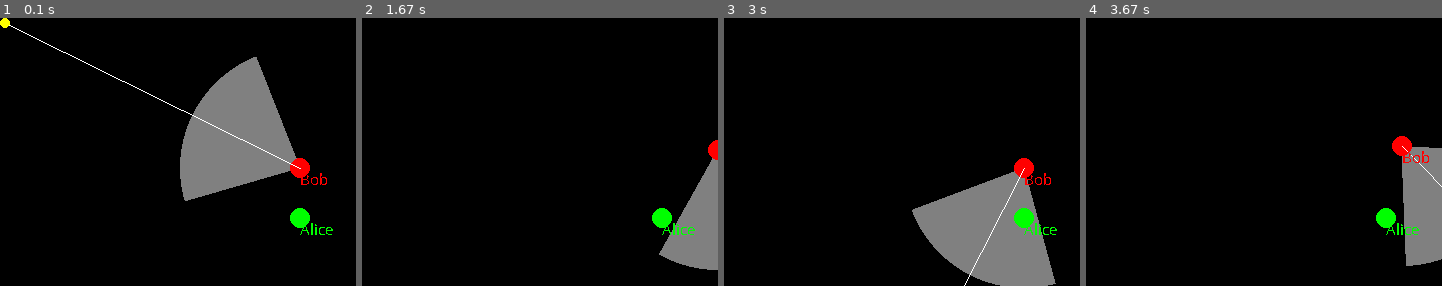
Above: before the commit, frames 1-4 (left to right).
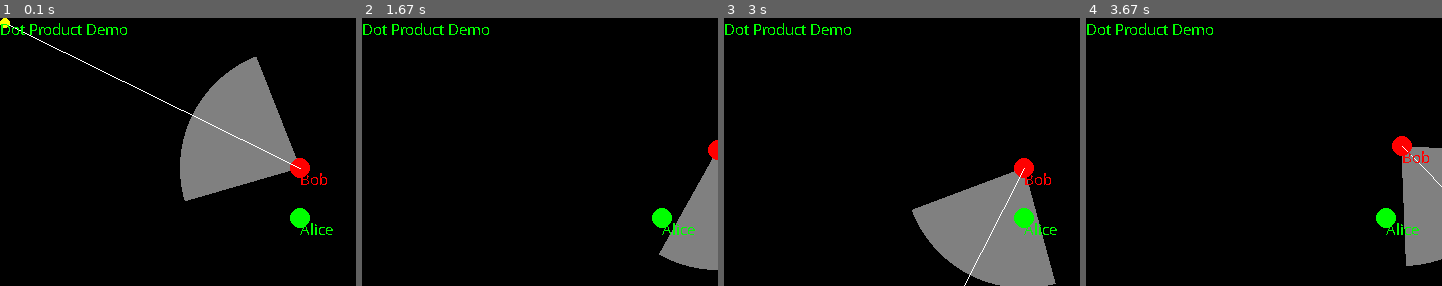
Above: after the commit, the same moments.

Repository: zyenapz/pygame-reference
Game: pygame game, started from 1. Dot Product.py
Two runs of this game, one before a commit and one after it. Both use one fixed random seed, a clock stepped at 60 frames per second and the inputs below.
Inputs (mouse positions are % of the whole screen's width and height, from its top left):
- Up to frame 1 (0.1 s): no input
- Up to frame 2 (1.67 s): hold D 0.33-0.8 s; move the mouse to (52, 61) at 0.37 s; hold W 0.83-1.13 s; move the mouse to (92, 53) at 0.87 s; hold D 1.17-1.63 s; move the mouse to (57, 63) at 1.2 s
- Up to frame 3 (3 s): hold A 1.67-2.2 s; move the mouse to (29, 57) at 1.7 s; hold S 2.23-2.53 s; move the mouse to (67, 81) at 2.27 s; hold A 2.57-2.97 s; move the mouse to (21, 82) at 2.6 s
- Up to frame 4 (3.67 s): hold W 3-3.37 s; move the mouse to (73, 17) at 3.03 s; hold D from 3.4 s (still down); move the mouse to (97, 95) at 3.43 s
The pictures show only the part of the screen within x 0-50%, y 0-50%; the shares and areas given below are measured in that part.

The runs differ from the first frame. In frame 1, 0.4% of the frame differs, in the area x 0-36%, y 1-7%; in frame 2, 0.4%; in frame 3, 0.4%; in frame 4, 0.4%.

Commit message:
Added title

Diff:
--- a/1. Dot Product.py
+++ b/1. Dot Product.py
@@ -9,6 +9,7 @@
 # Game variables
 pygame.init()
 screen = pygame.display.set_mode((800, 600))
+pygame.display.set_caption("Dot Product Demonstration")
 is_running = True
 clock = pygame.time.Clock()
 FPS = 60
@@ -156,12 +157,15 @@
     alice_text = my_font.render(f"Alice", False, (0, 255, 0))
     bob_text = my_font.render(f"Bob", False, (255, 0, 0))
 
+    title_text = my_font.render(f"Dot Product Demo", False, (0, 255, 0))
+
     screen.blit(dot_text, (300, 300))
     screen.blit(dist_text, (300, 330))
     screen.blit(instr1_text, (300, 400))
     screen.blit(instr2_text, (300, 430))
     screen.blit(alice_text, alice.pos)
     screen.blit(bob_text, bob.pos)
+    screen.blit(title_text, (0, 0))
 
     if dot_product > VISIBLE_THRESHOLD and dist_bob_alice < VISIBLE_DISTANCE:
         warn_text = my_font.render("Bob sees Alice !", False, (0, 255, 0))
